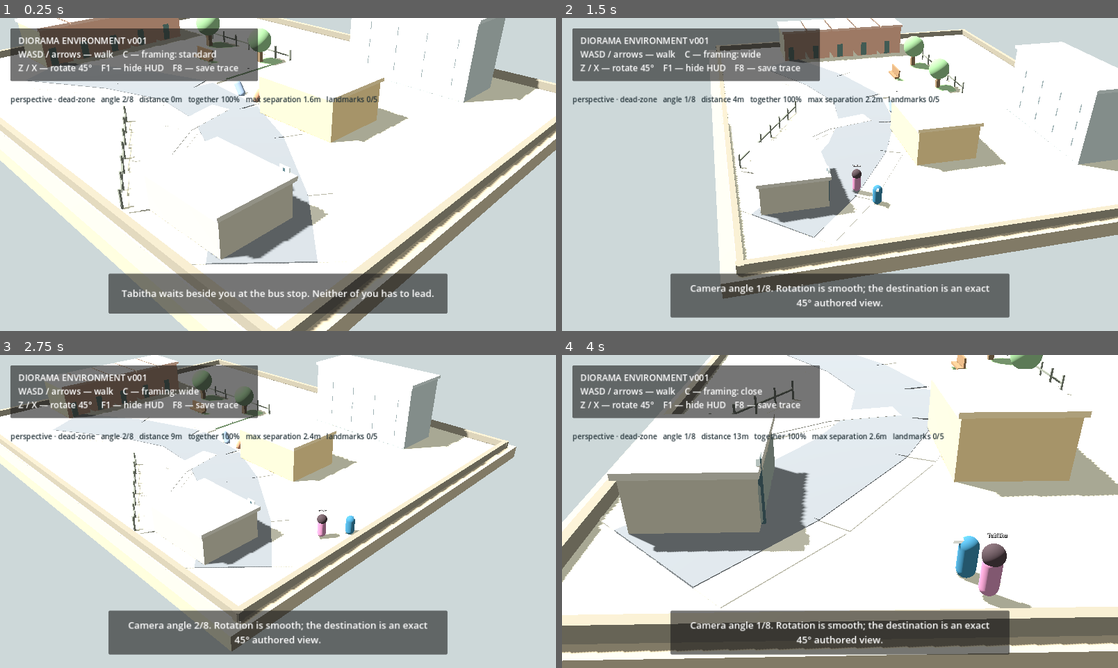
Above: before the commit, frames 1-4 (two rows, left to right).
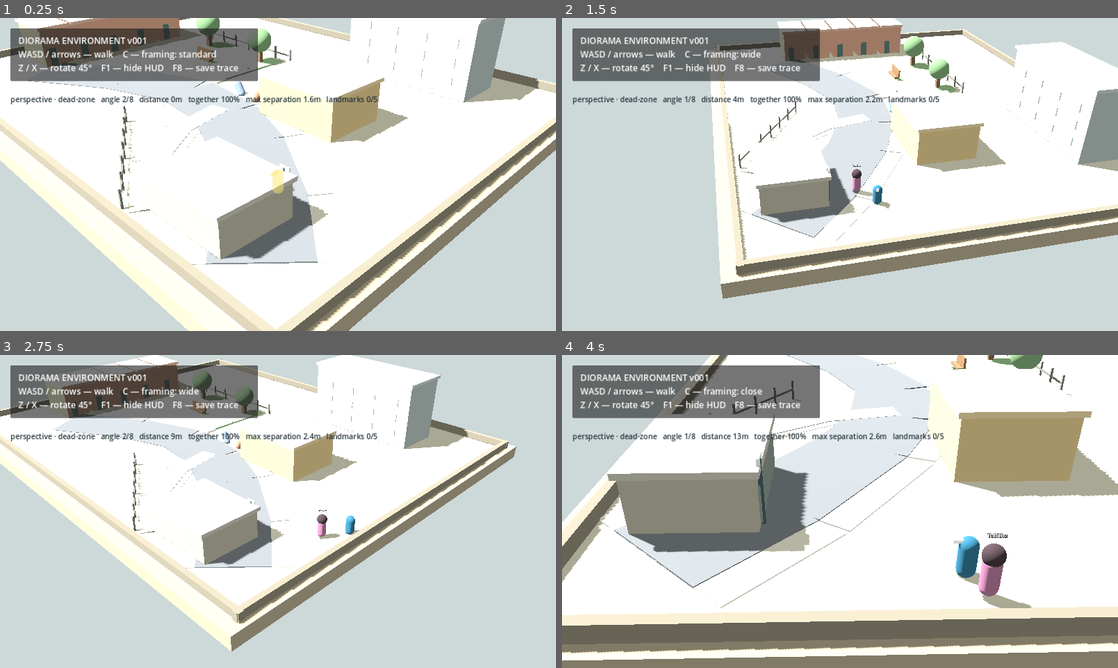
Above: after the commit, the same moments.

Repository: vcl00e/managed-decline-v2
Game: Godot game, scene res://main.tscn
Same seed, same stepped clock (60 frames per second), same inputs: the game is played once before the commit and once after it.
Inputs:
- Up to frame 1 (0.25 s): no input
- Up to frame 2 (1.5 s): tap Enter at 0.5 s; hold Right (ui_right) 0.53-1.28 s; tap C at 0.6 s; hold Down (ui_down) from 1.28 s (still down); tap Z at 1.35 s
- Up to frame 3 (2.75 s): release Down (ui_down) at 2.03 s; hold Right (ui_right) from 2.03 s (still down); tap X at 2.1 s
- Up to frame 4 (4 s): release Right (ui_right) at 2.78 s; hold Up (ui_up) 2.78-3.53 s; tap C at 2.85 s; hold Left (ui_left) from 3.53 s (still down); tap Z at 3.6 s

The runs differ from the first frame. In frame 1, 7.9% of the frame differs, in the area x 19-81%, y 48-95%; in frame 2, 8.4%; in frame 3, 8.4%; in frame 4, 8.5%, in the area x 19-81%, y 81-96%.

Commit message:
Enable accepted occlusion runtime

Diff:
--- a/prototypes/diorama-environment-v001/project.godot
+++ b/prototypes/diorama-environment-v001/project.godot
@@ -5,6 +5,9 @@
 [application]
 config/name="Managed Decline — Diorama Environment v001"
 run/main_scene="res://main.tscn"
+
+[autoload]
+PrototypeRuntime="*res://scripts/prototype_runtime.gd"
 
 [display]
 window/size/viewport_width=1280
